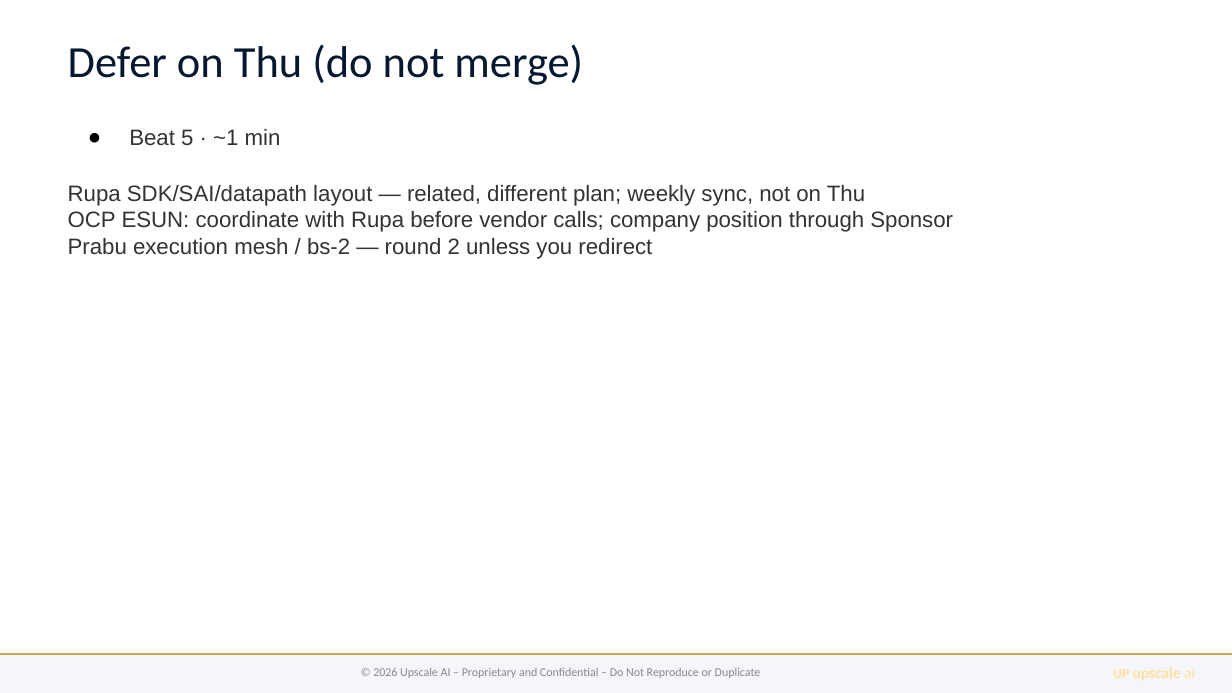
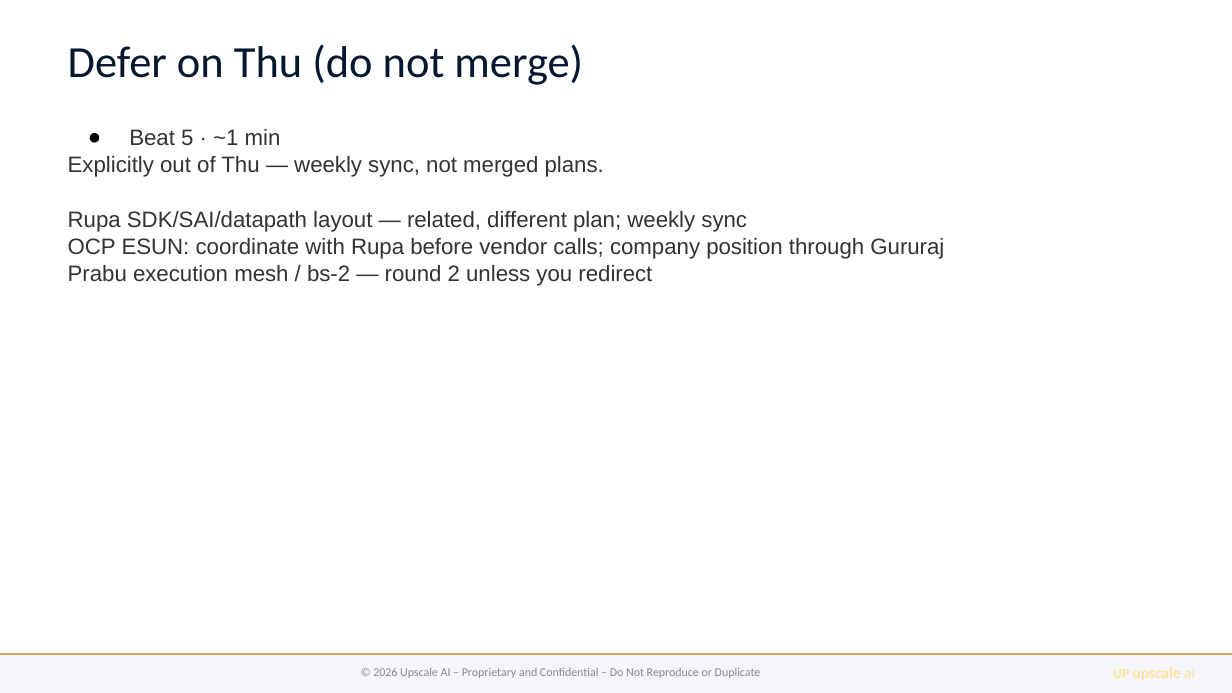
Before and after one commit to upscale-ai-network/agent-template, a slide deck: slide 9 of dt100/manager-arch-vision-b6.pptx. Drawn at 1232x693 pixels with LibreOffice and Linux fonts; fonts in the diff are those of the drawing. Boxes give left, top, right and bottom in pixels: in the first picture for what was removed or moved away, otherwise in the second. Text is boxed around its words. In the diff, an @@ line names an element or a change of style, - is before the commit and + after.

```diff
--- a/dt100/manager-arch-vision-b6.pptx
+++ b/dt100/manager-arch-vision-b6.pptx
@@ text at bbox=[68, 156, 944, 259]: text changed @@
-Rupa SDK/SAI/datapath layout — related, different plan; weekly sync, not on Thu
-OCP ESUN: coordinate with Rupa before vendor calls; company position through Sponsor
+Explicitly out of Thu — weekly sync, not merged plans.
+Rupa SDK/SAI/datapath layout — related, different plan; weekly sync
+OCP ESUN: coordinate with Rupa before vendor calls; company position through Gururaj
```
Also in this commit, not shown: 8 other slides changed, 12 other files.
